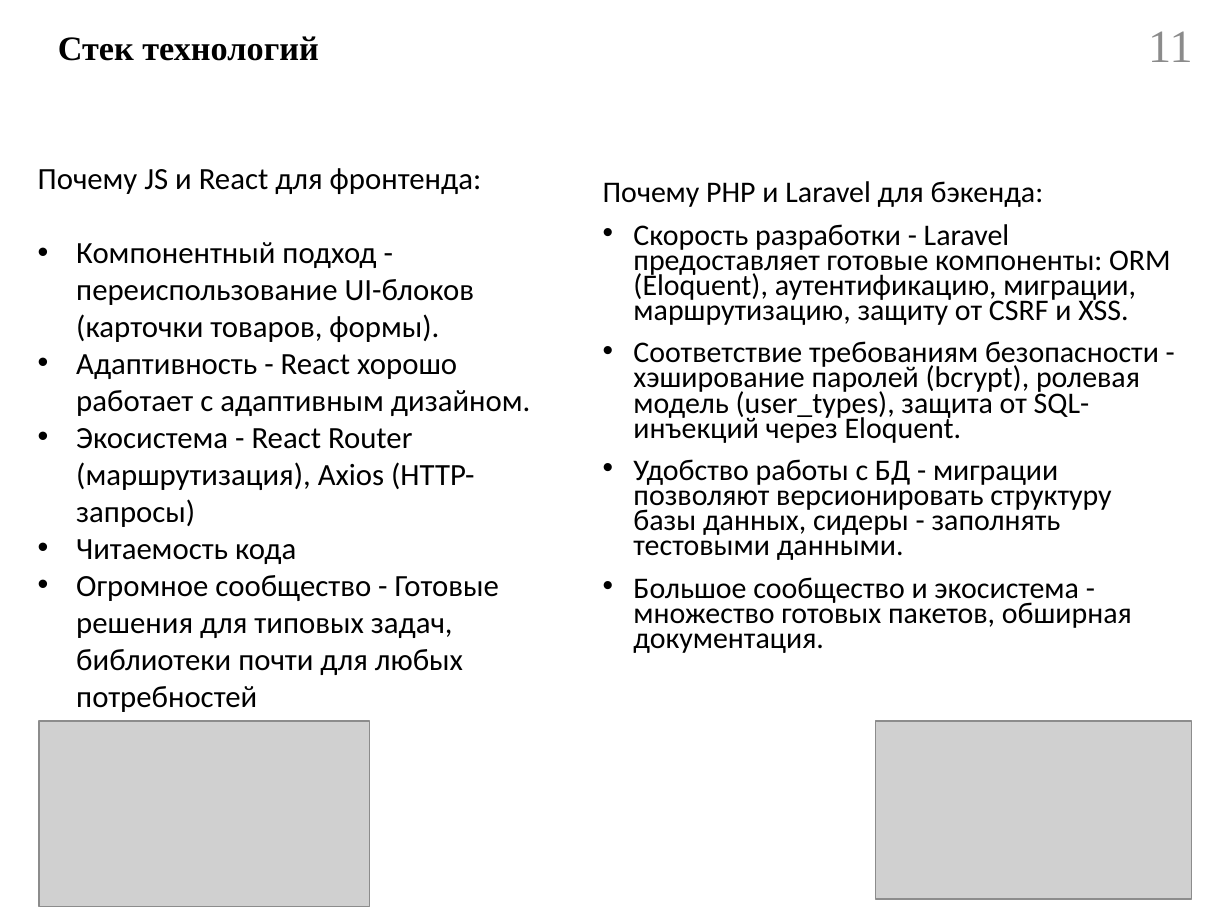
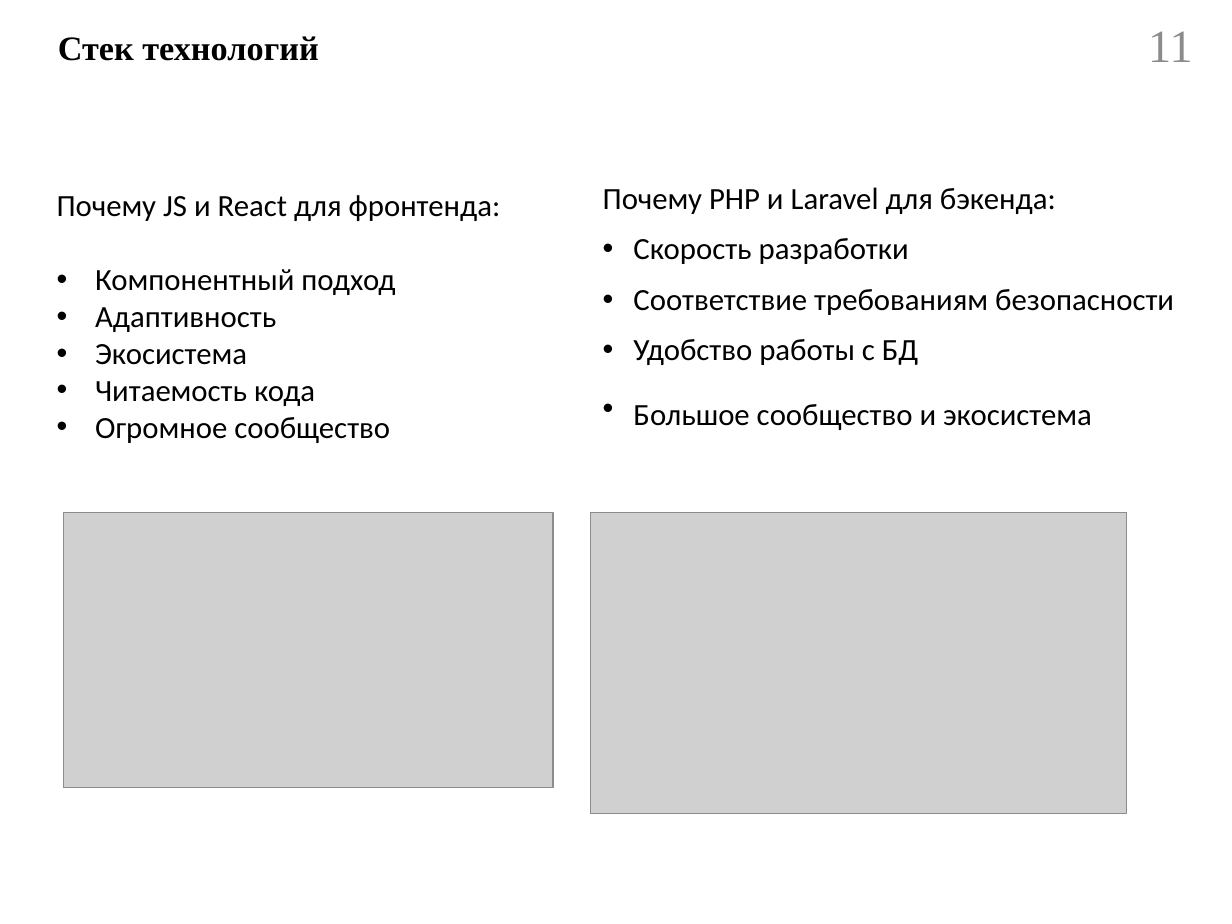
Before and after one commit to Belousov-Kirill-1ISP21/diplom, a slide deck: slide 11 of docs/Презентация.pptx. Drawn at 1232x924 pixels with LibreOffice and Linux fonts; fonts in the diff are those of the drawing; grey boxes stand for pictures. Boxes give left, top, right and bottom in pixels: in the first picture for what was removed or moved away, otherwise in the second. Text is boxed around its words. In the diff, an @@ line names an element or a change of style, - is before the commit and + after.

Commit message:
Presentation fix

```diff
--- a/docs/Презентация.pptx
+++ b/docs/Презентация.pptx
@@ text "Почему JS и React для ..." moved from (x1=38, y1=168, x2=530, y2=712) to (x1=57, y1=195, x2=501, y2=443) @@
@@ text at (x1=603, y1=187, x2=1056, y2=214): size 17.5 to 18 pt in "Почему PHP и Laravel для бэкенда:"; line spacing 0.7 to 0.9 @@
@@ text at (x1=633, y1=238, x2=1174, y2=430): text changed; size 17.5 to 18 pt @@
-• Скорость разработки - Laravel предоставляет готовые компоненты: ORM (Eloquent), аутентификацию, миграции, маршрутизацию, защиту от CSRF и XSS.
-• Соответствие требованиям безопасности - хэширование паролей (bcrypt), ролевая модель (user_types), защита от SQL-инъекций через Eloquent.
-• Удобство работы с БД - миграции позволяют версионировать структуру базы данных, сидеры - заполнять тестовыми данными.
-• Большое сообщество и экосистема - множество готовых пакетов, обширная документация.
+• Скорость разработки
+• Соответствие требованиям безопасности
+• Удобство работы с БД
+• Большое сообщество и экосистема
@@ text at (x1=95, y1=269, x2=395, y2=365): text changed @@
-• Компонентный подход - переиспользование UI-блоков (карточки товаров, формы).
-• Адаптивность - React хорошо работает с адаптивным дизайном.
-• Экосистема - React Router (маршрутизация), Axios (HTTP-запросы)
+• Компонентный подход
+• Адаптивность
+• Экосистема
@@ text at (x1=95, y1=417, x2=390, y2=443): text changed @@
-• Огромное сообщество - Готовые решения для типовых задач, библиотеки почти для любых потребностей
+• Огромное сообщество
@@ picture resized from (x1=39, y1=721, x2=370, y2=907) to (x1=64, y1=513, x2=553, y2=788) @@
@@ picture resized from (x1=875, y1=721, x2=1191, y2=898) to (x1=590, y1=513, x2=1126, y2=814) @@
```
Also in this commit, not shown: 4 other slides changed, 4 other files.
